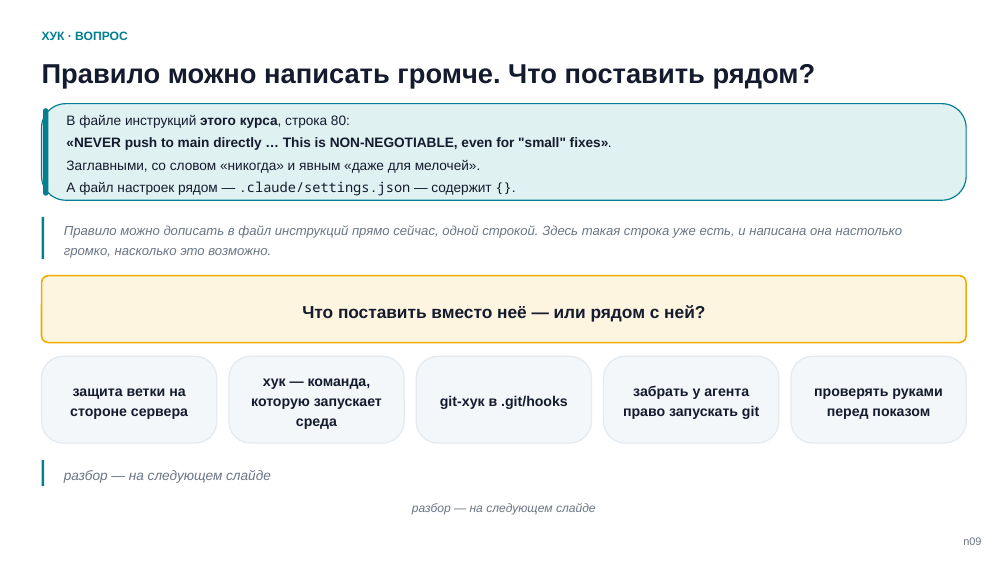
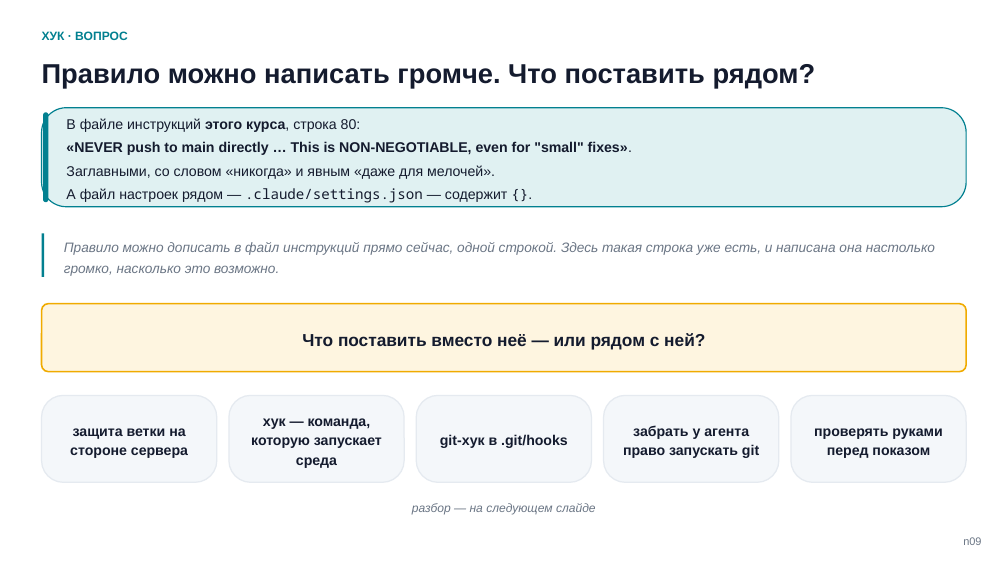
Before and after one commit to tellina-study/AI-usage-lessons, a slide deck: slide 4 of library/seminars/sem-05/rendered/sem-05-n.pptx. Drawn at 1008x567 pixels with LibreOffice and Linux fonts; fonts in the diff are those of the drawing. Boxes give left, top, right and bottom in pixels: in the first picture for what was removed or moved away, otherwise in the second. Text is boxed around its words. In the diff, an @@ line names an element or a change of style, - is before the commit and + after.

```diff
--- a/library/seminars/sem-05/rendered/sem-05-n.pptx
+++ b/library/seminars/sem-05/rendered/sem-05-n.pptx
@@ rounded rectangle: place and size @@
-rounded rectangle at bbox=[42, 104, 966, 200]
+rounded rectangle at bbox=[42, 107, 966, 206]
@@ rounded rectangle: place and size @@
-rounded rectangle at bbox=[43, 108, 48, 196]
+rounded rectangle at bbox=[43, 113, 48, 203]
@@ text "В файле инструкций этого курса, ..." at bbox=[66, 118, 632, 203]: size 13 to 13.5 pt @@
@@ rectangle: place and size @@
-rectangle at bbox=[42, 217, 45, 259]
+rectangle at bbox=[42, 234, 45, 277]
@@ text "Правило можно дописать в файл ...": place and size @@
-text "Правило можно дописать в файл ..." at bbox=[64, 225, 903, 258]
+text "Правило можно дописать в файл ..." at bbox=[64, 242, 935, 276]
@@ text "Правило можно дописать в файл ..." at bbox=[64, 242, 935, 276]: size 12.5 to 13 pt @@
@@ rounded rectangle: place and size @@
-rounded rectangle at bbox=[42, 276, 966, 343]
+rounded rectangle at bbox=[42, 304, 966, 372]
@@ text "Что поставить вместо неё — ...": place and size @@
-text "Что поставить вместо неё — ..." at bbox=[302, 305, 705, 322]
+text "Что поставить вместо неё — ..." at bbox=[302, 333, 705, 350]
@@ 5 texts, 5 rounded rectangles: place and size @@
-5 texts, 5 rounded rectangles at bbox=[42, 356, 966, 443]
+5 texts, 5 rounded rectangles at bbox=[42, 395, 966, 482]
@@ rectangle removed at bbox=[42, 460, 45, 486] @@
@@ text removed at bbox=[64, 470, 271, 483] @@
-разбор — на следующем слайде
```
Also in this commit, not shown: 7 other slides changed, 31 other files.
